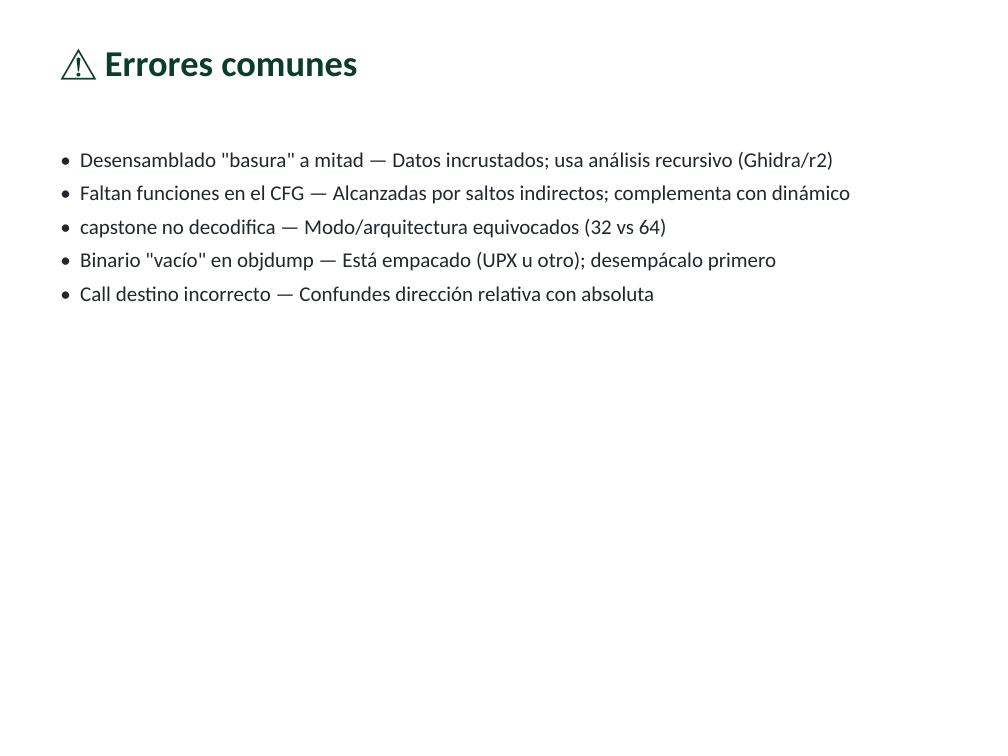
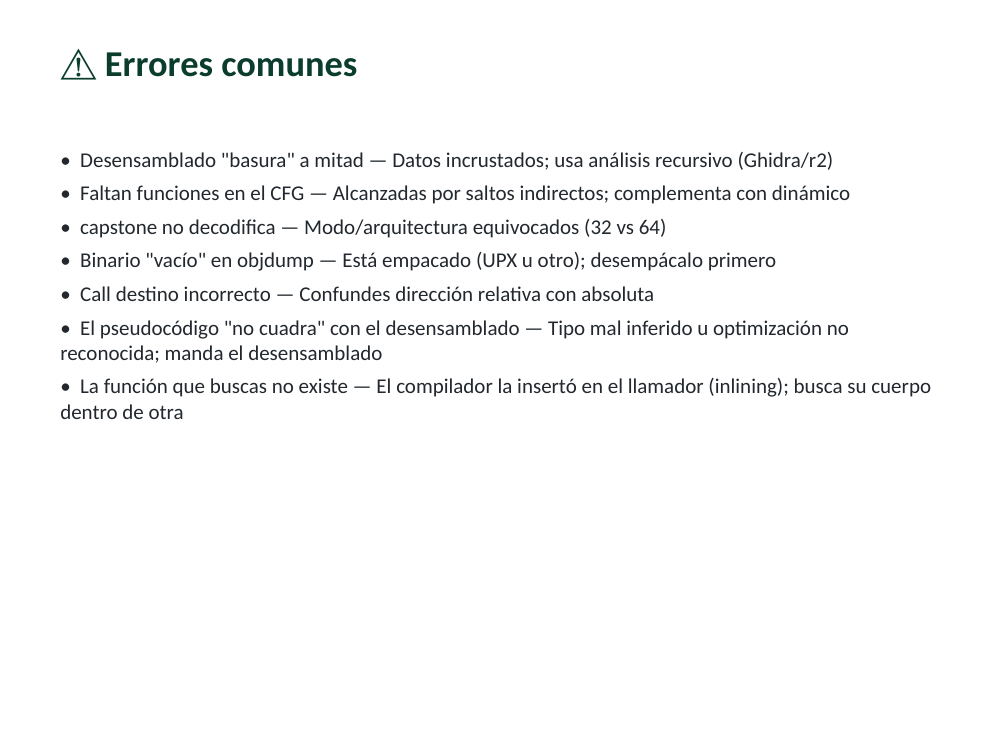
Before and after one commit to vladimiracunadev-create/modern-cybersecurity-program, a slide deck: slide 11 of classes/parte-5-explotacion-de-sistemas-y-binarios/133-analisis-estatico-de-binarios/clase-133-presentacion.pptx. Drawn at 1008x756 pixels with LibreOffice and Linux fonts; fonts in the diff are those of the drawing. Boxes give left, top, right and bottom in pixels: in the first picture for what was removed or moved away, otherwise in the second. Text is boxed around its words. In the diff, an @@ line names an element or a change of style, - is before the commit and + after.

```diff
--- a/classes/parte-5-explotacion-de-sistemas-y-binarios/133-analisis-estatico-de-binarios/clase-133-presentacion.pptx
+++ b/classes/parte-5-explotacion-de-sistemas-y-binarios/133-analisis-estatico-de-binarios/clase-133-presentacion.pptx
@@ text at bbox=[60, 320, 931, 419]: paragraphs added @@
+• El pseudocódigo "no cuadra" con el desensamblado — Tipo mal inferido u optimización no reconocida; manda el desensamblado
+• La función que buscas no existe — El compilador la insertó en el llamador (inlining); busca su cuerpo dentro de otra
```
Also in this commit, not shown: 40 other files.
